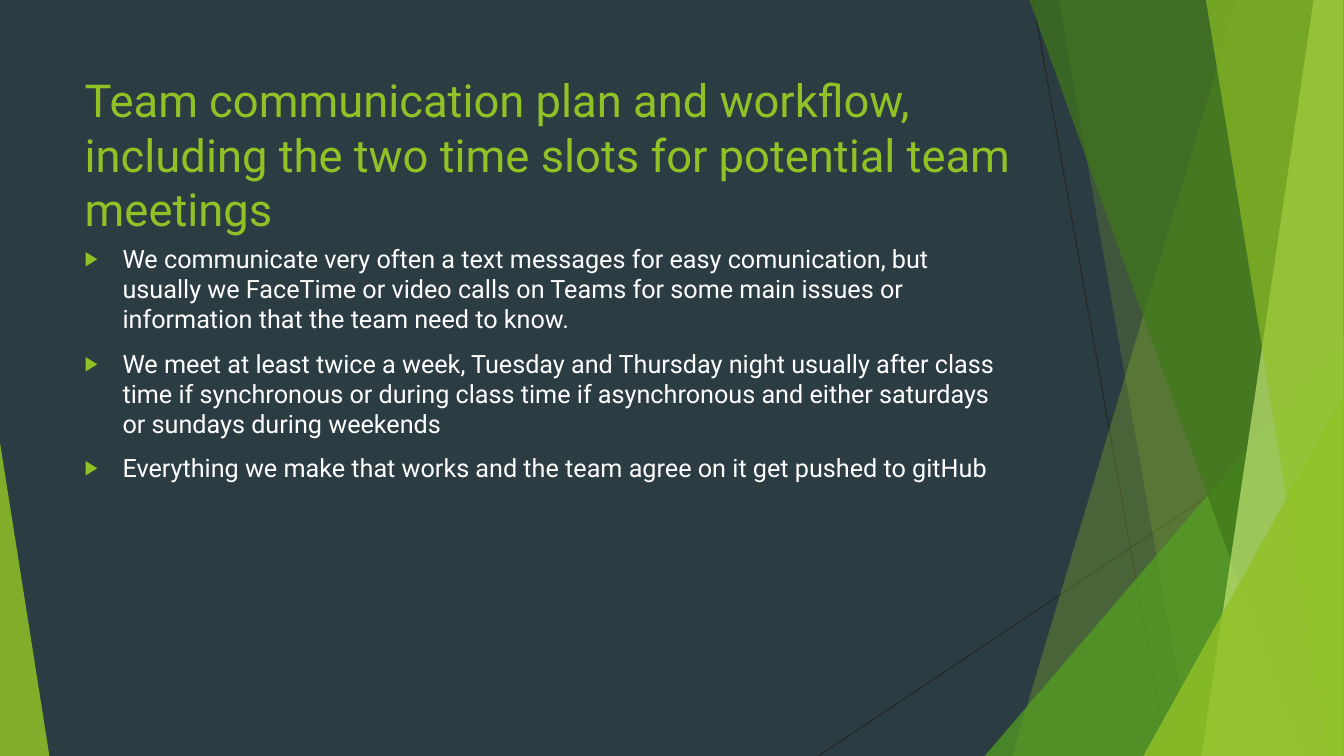
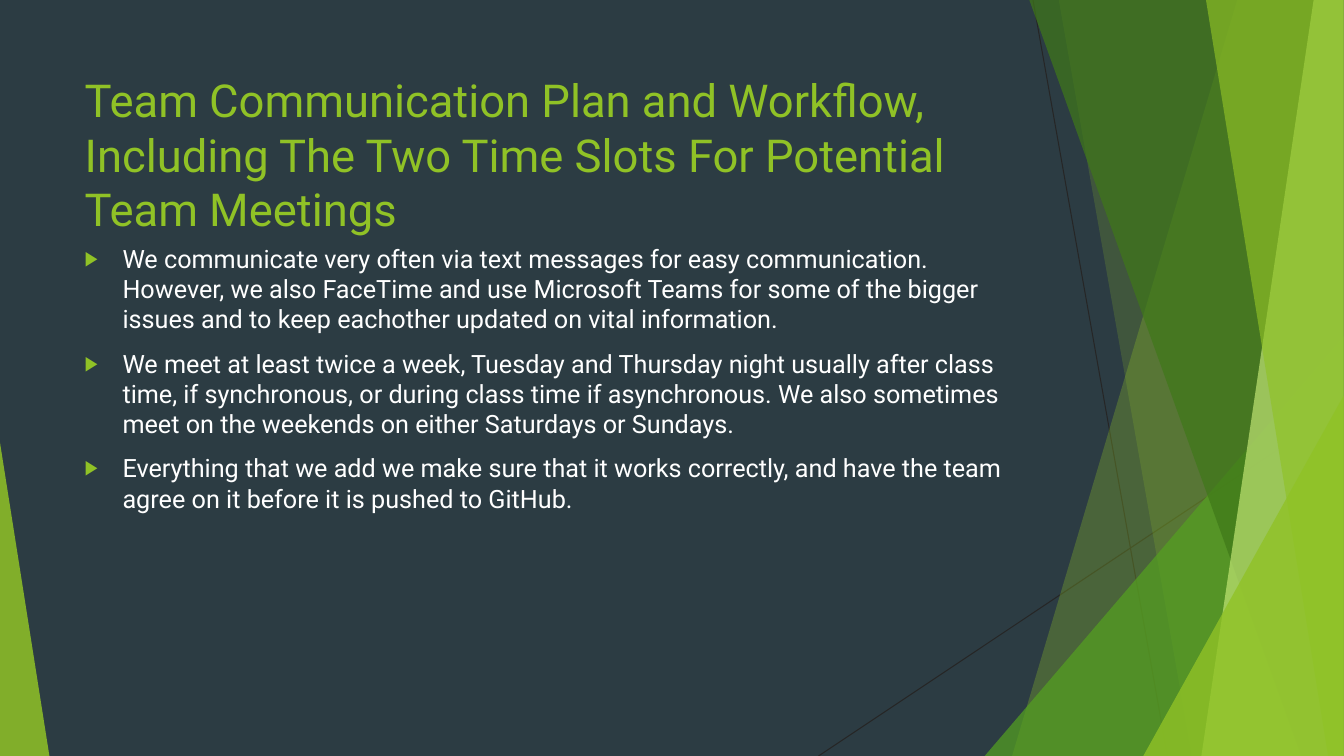
Before and after one commit to gabrielechiossi/CS-3560-PROJECT, a slide deck: slide 7 of Milestone 2.pptx. Drawn at 1344x756 pixels with LibreOffice and Linux fonts; fonts in the diff are those of the drawing. Boxes give left, top, right and bottom in pixels: in the first picture for what was removed or moved away, otherwise in the second. Text is boxed around its words. In the diff, an @@ line names an element or a change of style, - is before the commit and + after.

```diff
--- a/Milestone 2.pptx
+++ b/Milestone 2.pptx
@@ title at bbox=[85, 82, 945, 236]: text changed @@
-Team communication plan and workflow, including the two time slots for potential team meetings
+Team Communication Plan and Workflow, Including The Two Time Slots For Potential Team Meetings
@@ text at bbox=[123, 249, 1001, 514]: text changed @@
-▶ We communicate very often a text messages for easy comunication, but usually we FaceTime or video calls on Teams for some main issues or information that the team need to know.
-▶ We meet at least twice a week, Tuesday and Thursday night usually after class time if synchronous or during class time if asynchronous and either saturdays or sundays during weekends
-▶ Everything we make that works and the team agree on it get pushed to gitHub
+▶ We communicate very often via text messages for easy communication. However, we also FaceTime and use Microsoft Teams for some of the bigger issues and to keep eachother updated on vital information.
+▶ We meet at least twice a week, Tuesday and Thursday night usually after class time, if synchronous, or during class time if asynchronous. We also sometimes meet on the weekends on either Saturdays or Sundays.
+▶ Everything that we add we make sure that it works correctly, and have the team agree on it before it is pushed to GitHub.
```
Also in this commit, not shown: 4 other slides changed, 1 slide added.
